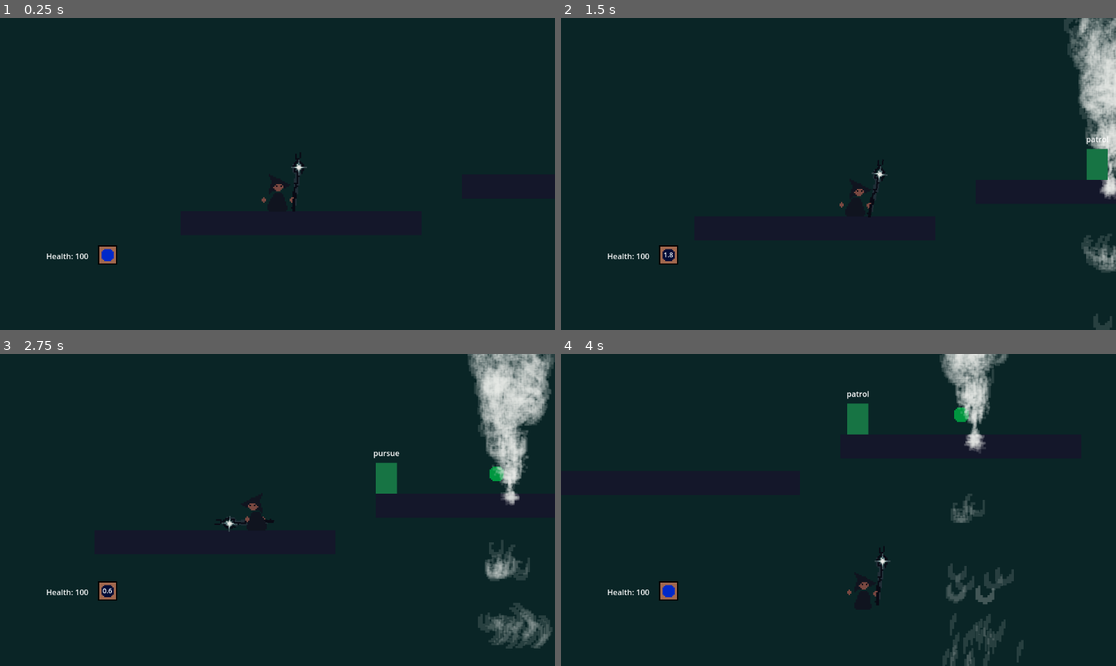
Above: before the commit, frames 1-4 (two rows, left to right).
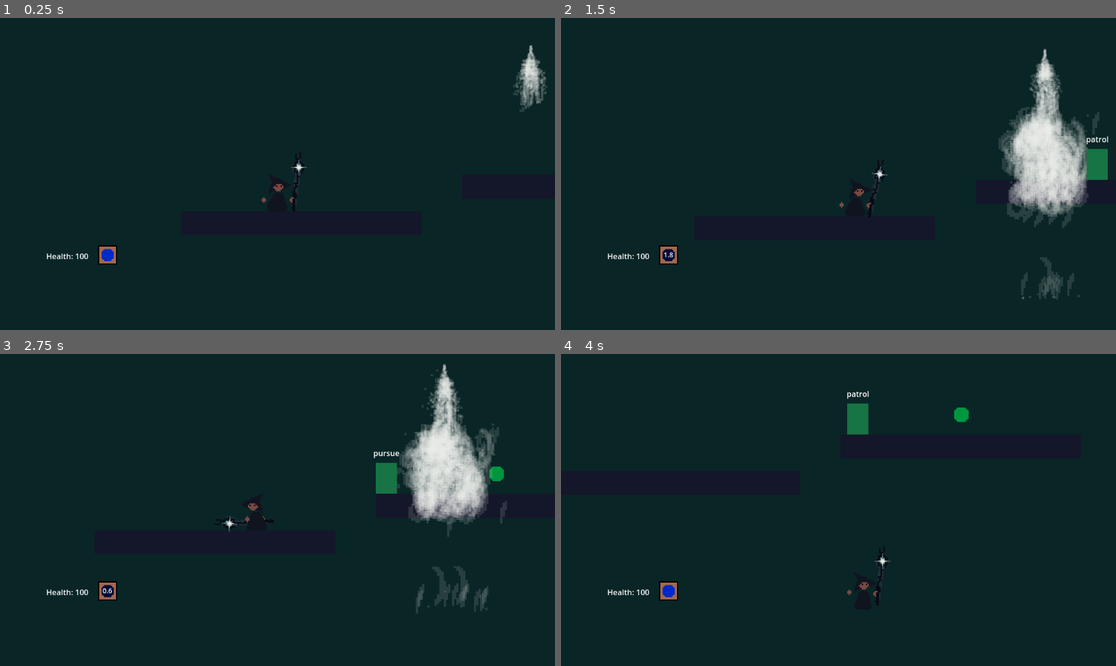
Above: after the commit, the same moments.

Repository: AthertonRoamer/Newton
Game: Godot game, scene res://test_world/test_world.tscn
Same seed, same stepped clock (60 frames per second), same inputs: the game is played once before the commit and once after it. This scene is started directly instead of the project's main scene.
Inputs (mouse positions are in pixels of both pictures, inside the frame that each line leads up to):
- Up to frame 1 (0.25 s): no input
- Up to frame 2 (1.5 s): move the mouse to (960, 158) at 0.52 s; press the mouse at (960, 158) at 0.53 s; hold D (player_right) from 0.53 s (still down); tap W (player_jump) at 0.77 s; move the mouse to (727, 189) at 1.27 s; release the mouse at (727, 189) at 1.28 s; tap E (player_interact) at 1.35 s
- Up to frame 3 (2.75 s): tap W (player_jump) at 1.52 s; move the mouse to (333, 441) at 2.02 s; release D (player_right) at 2.03 s; hold A (player_left) from 2.03 s (still down); tap 4 (player_select_spell_four) at 2.1 s
- Up to frame 4 (4 s): move the mouse to (810, 572) at 2.77 s; release A (player_left) at 2.78 s; hold D (player_right) from 2.78 s (still down); tap 1 (player_select_spell_one) at 2.85 s; tap W (player_jump) at 3.02, 3.77 s; move the mouse to (1005, 556) at 3.52 s; tap 3 (player_select_spell_three) at 3.6 s

The runs differ from the first frame. In frame 1, 0.7% of the frame differs, in the area x 92-99%, y 8-31%; in frame 2, 9.5%; in frame 3, 12%, in the area x 71-100%, y 0-95%; in frame 4, 3.4%.

Commit message:
added art fo sam

Diff:
--- a/Newton/entities/goblin/goblin.tscn
+++ b/Newton/entities/goblin/goblin.tscn
@@ -17,6 +17,9 @@
 
 [sub_resource type="CircleShape2D" id="CircleShape2D_1b1is"]
 radius = 16.1245
+
+[sub_resource type="OccluderPolygon2D" id="OccluderPolygon2D_huv5h"]
+polygon = PackedVector2Array(-22, -32, 21, -32, 22, 30, -23, 31)
 
 [node name="Goblin" type="CharacterBody2D" node_paths=PackedStringArray("edge_detector", "obstacle_detector", "state_machine", "weapon", "can_attack_timer")]
 script = ExtResource("1_glrm0")
@@ -81,3 +84,6 @@
 
 [node name="Timer" type="Timer" parent="MeleeWeapon"]
 one_shot = true
+
+[node name="LightOccluder2D" type="LightOccluder2D" parent="."]
+occluder = SubResource("OccluderPolygon2D_huv5h")
--- a/Newton/test_world/test_world.tscn
+++ b/Newton/test_world/test_world.tscn
@@ -16,7 +16,7 @@
 position = Vector2(-265, 160)
 
 [node name="wind" parent="." instance=ExtResource("3_jv0u6")]
-position = Vector2(397, 157)
+position = Vector2(261, -80)
 
 [node name="Goblin" parent="." instance=ExtResource("5_2mg2v")]
 position = Vector2(507, 152)
Not shown: 1 places in Newton/entities/goblin/goblin.tscn that only renumber resources
Not shown: 1 places in Newton/test_world/test_world.tscn that only renumber resources
